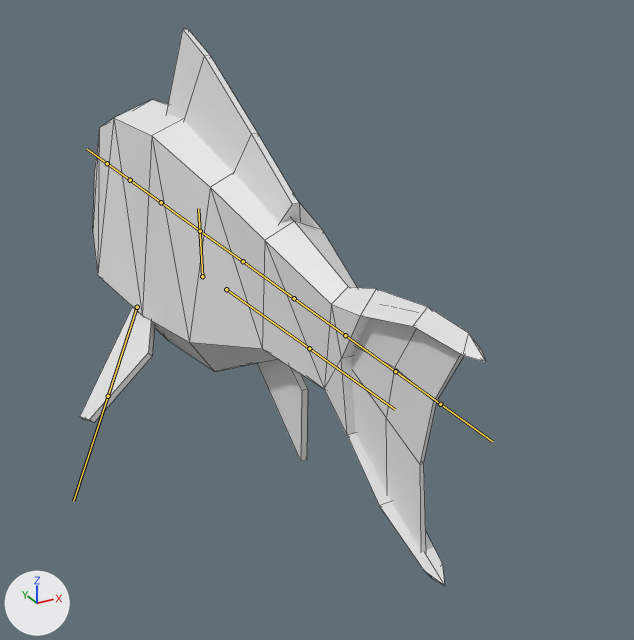
Before and after pictures for a commit that changed the FBX model Assets/Models/fish.fbx.
One viewpoint serves both versions: a 50 mm camera at (-0.92, -2.22, 0.88) aimed at (0.21, -0.16, -0.15). Every picture has the same lights, and +X, +Y and +Z are marked at lower left. The bones that bend it are drawn over the model as lines. Mesh edges are drawn as thin lines.
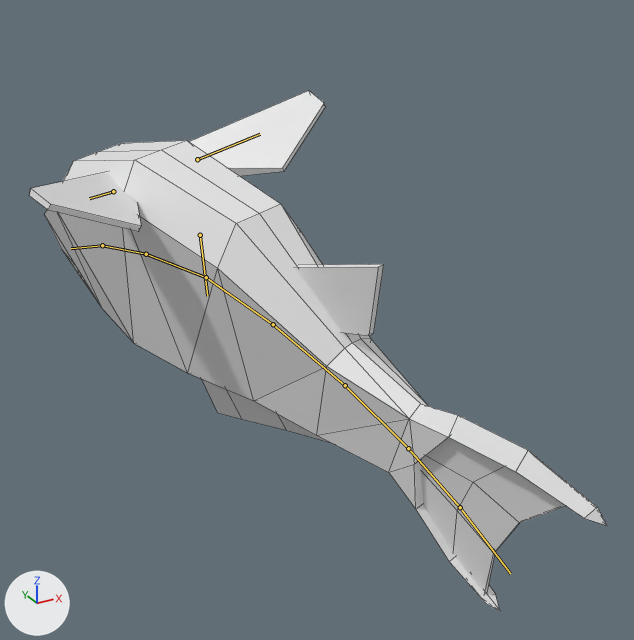
The newer file adds an action. The first version stands in its rest pose; the second is drawn at frame 72 of the action 'Bellyup'.

Location of each change, [x1, y1, x2, y2] in pixels of the pictures (634 x 640 px):
'Plane', posed (42% wider, 7% shorter): before [80, 29, 486, 586]; after [30, 91, 607, 611]
bone 'Root', root to tip: before (202, 276) to (198, 208); after (200, 235) to (207, 296)
bone 'Fin_R', root to tip: before (226, 289) to (309, 348); after (113, 191) to (89, 198)
bone 'Fin_L', root to tip: before (137, 307) to (108, 396); after (197, 159) to (260, 134)
bone 'Spine_F_1', root to tip: before (200, 231) to (161, 202); after (206, 277) to (146, 254)
bone 'Spine_F_2', root to tip: before (161, 202) to (130, 180); after (146, 254) to (102, 245)
bone 'Head', root to tip: before (130, 180) to (107, 163); after (102, 245) to (71, 248)
bone 'Spine_B_1', root to tip: before (200, 231) to (243, 261); after (206, 277) to (273, 324)
bone 'Spine_B_2', root to tip: before (243, 261) to (294, 298); after (273, 324) to (345, 385)
bone 'Spine_B_3', root to tip: before (294, 298) to (345, 335); after (345, 385) to (408, 448)
bone 'Tail_1', root to tip: before (345, 335) to (395, 371); after (408, 448) to (460, 507)
bone 'Tail_2', root to tip: before (395, 371) to (440, 404); after (460, 507) to (510, 573)

The change in detail:
Bone 'Root' (bone_root) moves from (0.0, 0.0, 0.0) to (0.0, 0.136, 0.001).
Bone 'Root' (bone_root) turns from (0, 0, 0) to (-8, -15, -172) degrees about its own x, y and z.
Bone 'Fin_R' (bone_fin_r) turns from (0, 0, 0) to (5, 7, -11) degrees about its own x, y and z.
Bone 'Fin_L' (bone_fin_l) turns from (0, 0, 0) to (5, -7, 11) degrees about its own x, y and z.
Bone 'Spine_F_1' (bone_spine_f_1) turns from (0, 0, 0) to (8, -1, 1) degrees about its own x, y and z.
Bone 'Spine_F_2' (bone_spine_f_2) turns from (0, 0, 0) to (8, -1, 1) degrees about its own x, y and z.
Bone 'Head' (bone_head) turns from (0, 0, 0) to (8, -1, 1) degrees about its own x, y and z.
Bone 'Spine_B_1' (bone_spine_b_1) turns from (0, 0, 0) to (7, 0, 0) degrees about its own x, y and z.
Bone 'Spine_B_2' (bone_spine_b_2) turns from (0, 0, 0) to (7, 0, 0) degrees about its own x, y and z.
Bone 'Spine_B_3' (bone_spine_b_3) turns from (0, 0, 0) to (7, 0, 0) degrees about its own x, y and z.
Bone 'Tail_1' (bone_tail_1) turns from (0, 0, 0) to (7, 0, 0) degrees about its own x, y and z.
Bone 'Tail_2' (bone_tail_2) turns from (0, 0, 0) to (7, 0, 0) degrees about its own x, y and z.
